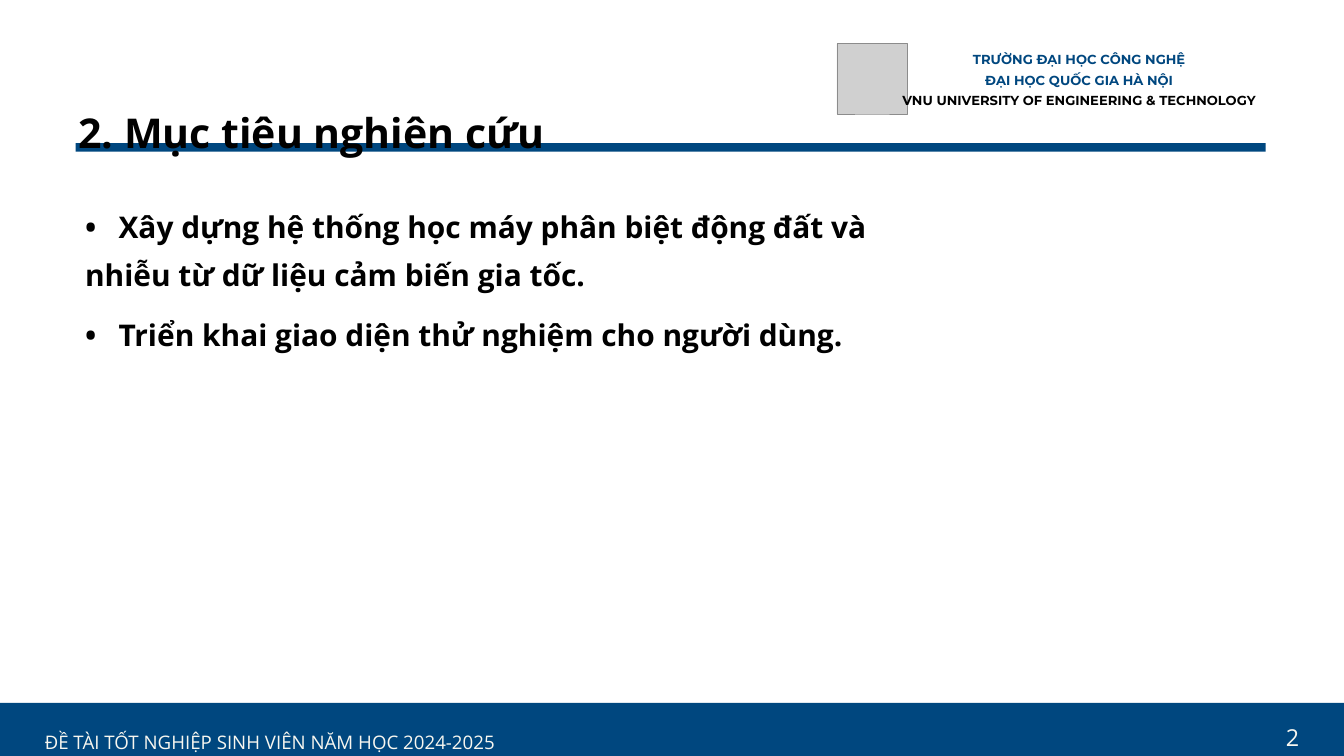
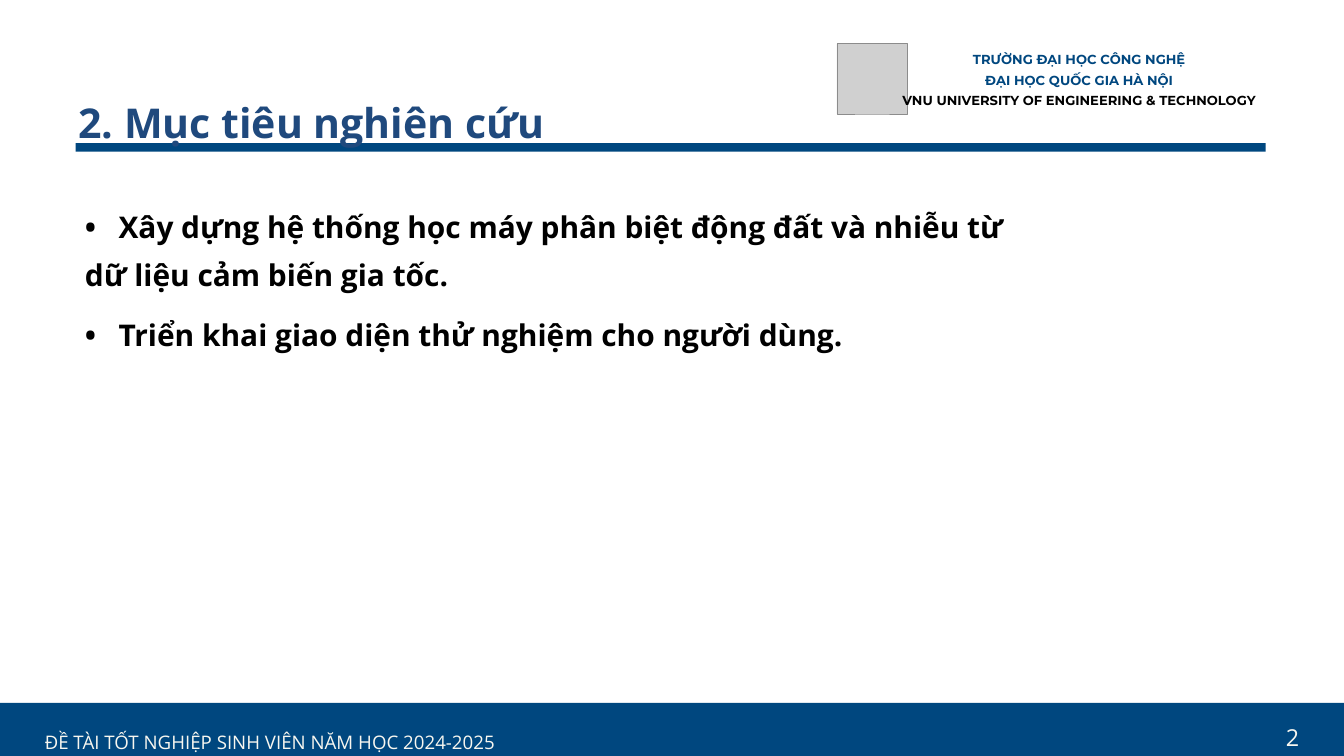
Before and after one commit to nnthai167/KLTN, a slide deck: slide 9 of PPT_KHOA LUẬN.pptx (slide 10 before the commit). Drawn at 1344x756 pixels with LibreOffice and Linux fonts; fonts in the diff are those of the drawing; grey boxes stand for pictures. Boxes give left, top, right and bottom in pixels: in the first picture for what was removed or moved away, otherwise in the second. Text is boxed around its words. In the diff, an @@ line names an element or a change of style, - is before the commit and + after.

```diff
--- a/PPT_KHOA LUẬN.pptx
+++ b/PPT_KHOA LUẬN.pptx
@@ text "2. Mục tiêu nghiên cứu": place and size @@
-text "2. Mục tiêu nghiên cứu" at bbox=[78, 116, 544, 158]
+text "2. Mục tiêu nghiên cứu" at bbox=[78, 106, 544, 149]
@@ text "2. Mục tiêu nghiên cứu" at bbox=[78, 106, 544, 149]: text colour #000000 to #1F497D @@
@@ text "• Xây dựng hệ thống ..." rewrapped from bbox=[85, 213, 866, 353] to bbox=[85, 211, 1003, 353] @@
```
Also in this commit, not shown: 12 other slides changed, 1 slide removed, 13 other files.
